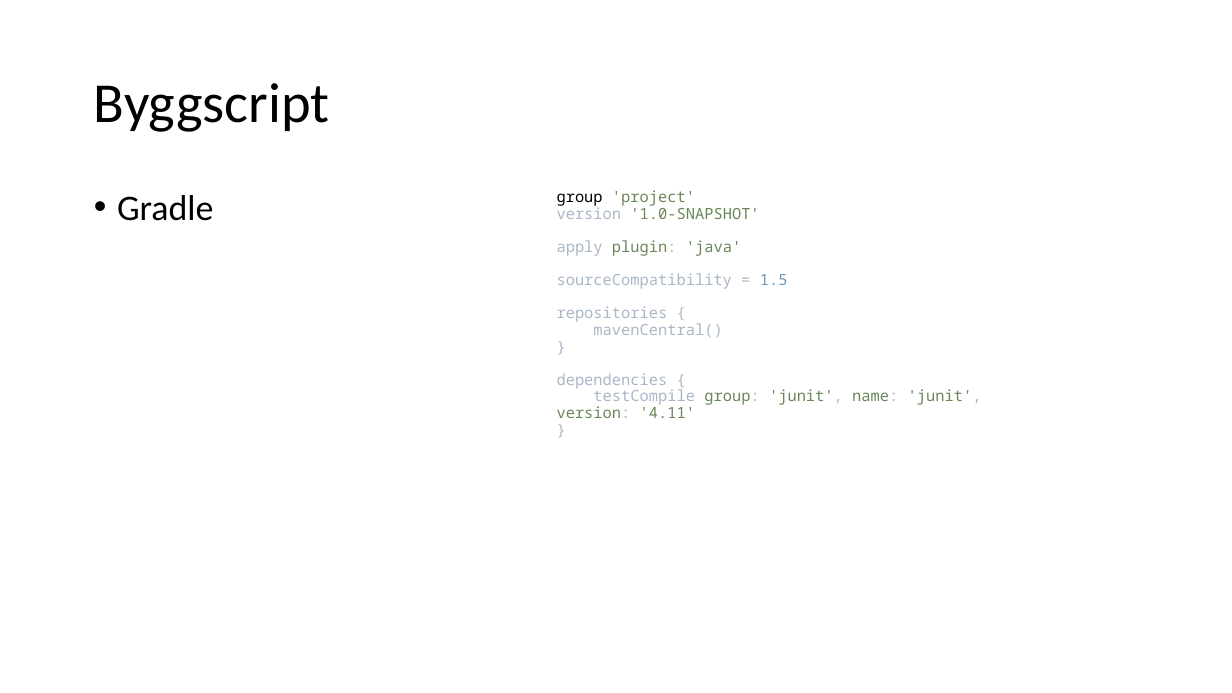
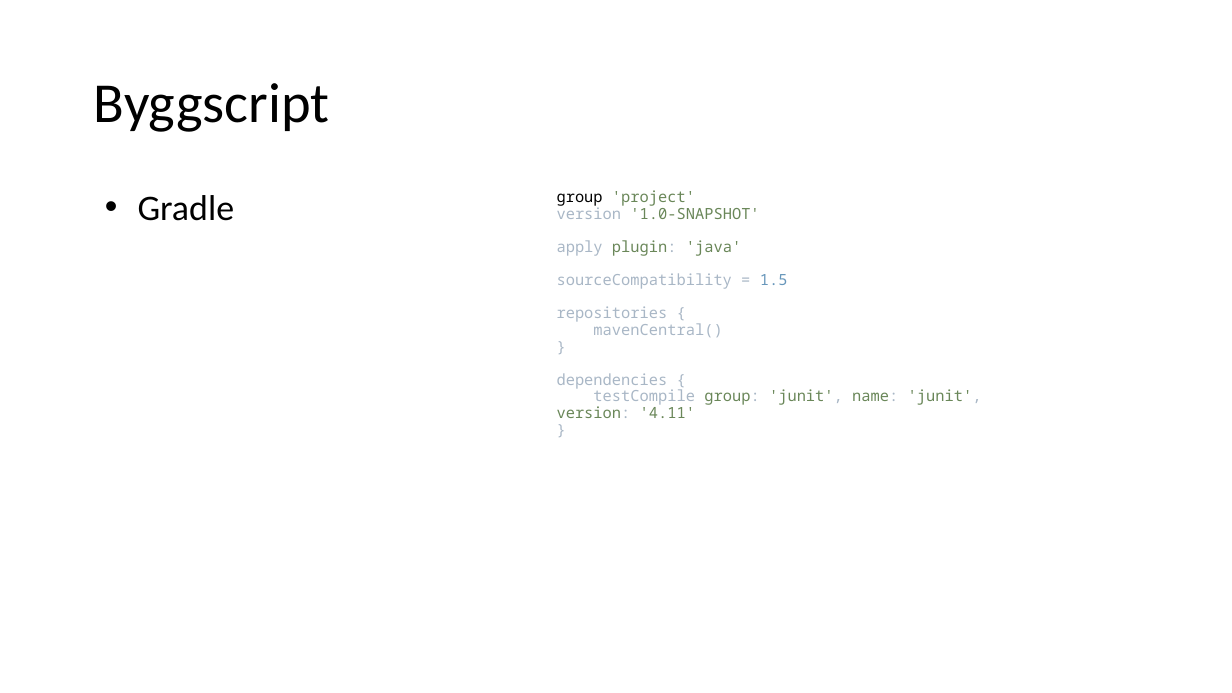
Before and after one commit to Pontussand/INTE2016Project, a slide deck: slide 3 of reports/red1.odp. Drawn at 1232x693 pixels with LibreOffice and Linux fonts; fonts in the diff are those of the drawing. Boxes give left, top, right and bottom in pixels: in the first picture for what was removed or moved away, otherwise in the second. Text is boxed around its words. In the diff, an @@ line names an element or a change of style, - is before the commit and + after.

```diff
--- a/reports/red1.odp
+++ b/reports/red1.odp
@@ text "Gradle" at (138, 195, 235, 221): indent changed @@
```
Also in this commit, not shown: 2 other slides changed, 1 slide added, 1 slide removed.
